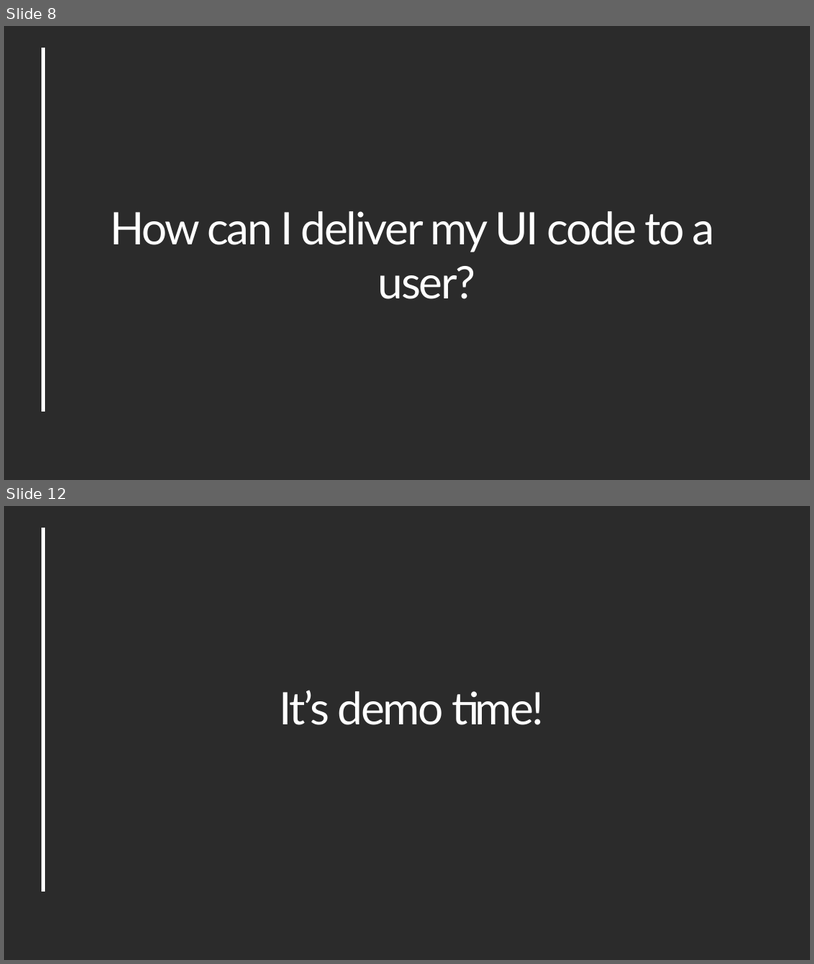
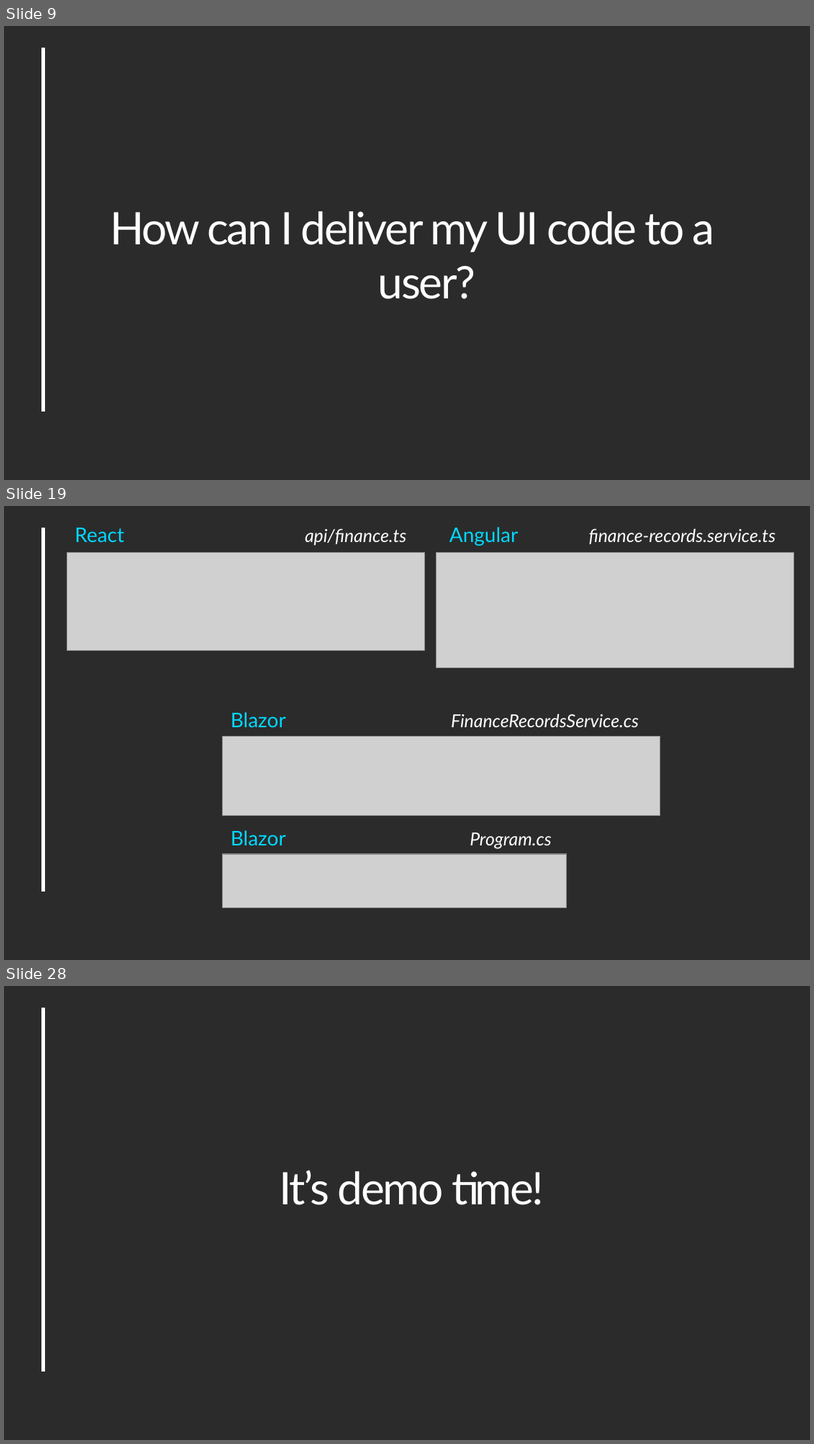
Before and after one commit to Werocky1502/ui-frameworks-comparison, a slide deck: Docs/Blazor VS React Vs Angular.pptx. Shown one above the other, each under a label of ours: slides 8 and 12 before the commit, slides 9, 19 and 28 after it; the slides between them are not shown. The pictures are 814x964 and 814x1444 pixels, drawn with LibreOffice and Linux fonts; fonts in the diff are those of the drawing; grey boxes stand for pictures; background and template pictures are left out; a plain dark background stands for a picture behind light text. Boxes give left, top, right and bottom in pixels: in the first picture for what was removed or moved away, otherwise in the second. Text is boxed around its words. In the diff, an @@ line names an element or a change of style, - is before the commit and + after.

```diff
--- a/Docs/Blazor VS React Vs Angular.pptx
+++ b/Docs/Blazor VS React Vs Angular.pptx
@@ slide 19 added at bbox=[4, 506, 810, 960], background picture (left out); not listed: 1 template element that a slide beside it also shows @@
@@ text added at bbox=[450, 527, 777, 546], 16 pt, text #FFFFFF, italic @@
+Angular finance-records.service.ts
@@ text added at bbox=[75, 528, 406, 546], 16 pt, text #FFFFFF, italic @@
+React api/finance.ts
@@ picture added at bbox=[67, 552, 425, 650] @@
@@ picture added at bbox=[436, 552, 795, 667] @@
@@ text added at bbox=[231, 712, 639, 727], 16 pt, text #FFFFFF, italic @@
+Blazor FinanceRecordsService.cs
@@ picture added at bbox=[223, 736, 661, 815] @@
@@ text added at bbox=[231, 830, 552, 849], 16 pt, text #FFFFFF, italic @@
+Blazor Program.cs
@@ picture added at bbox=[223, 854, 567, 907] @@
@@ what was slide 8 is now slide 9 @@
@@ what was slide 12 is now slide 28 @@
```
Also in this commit, not shown: 5 slides changed, 15 other slides added.
